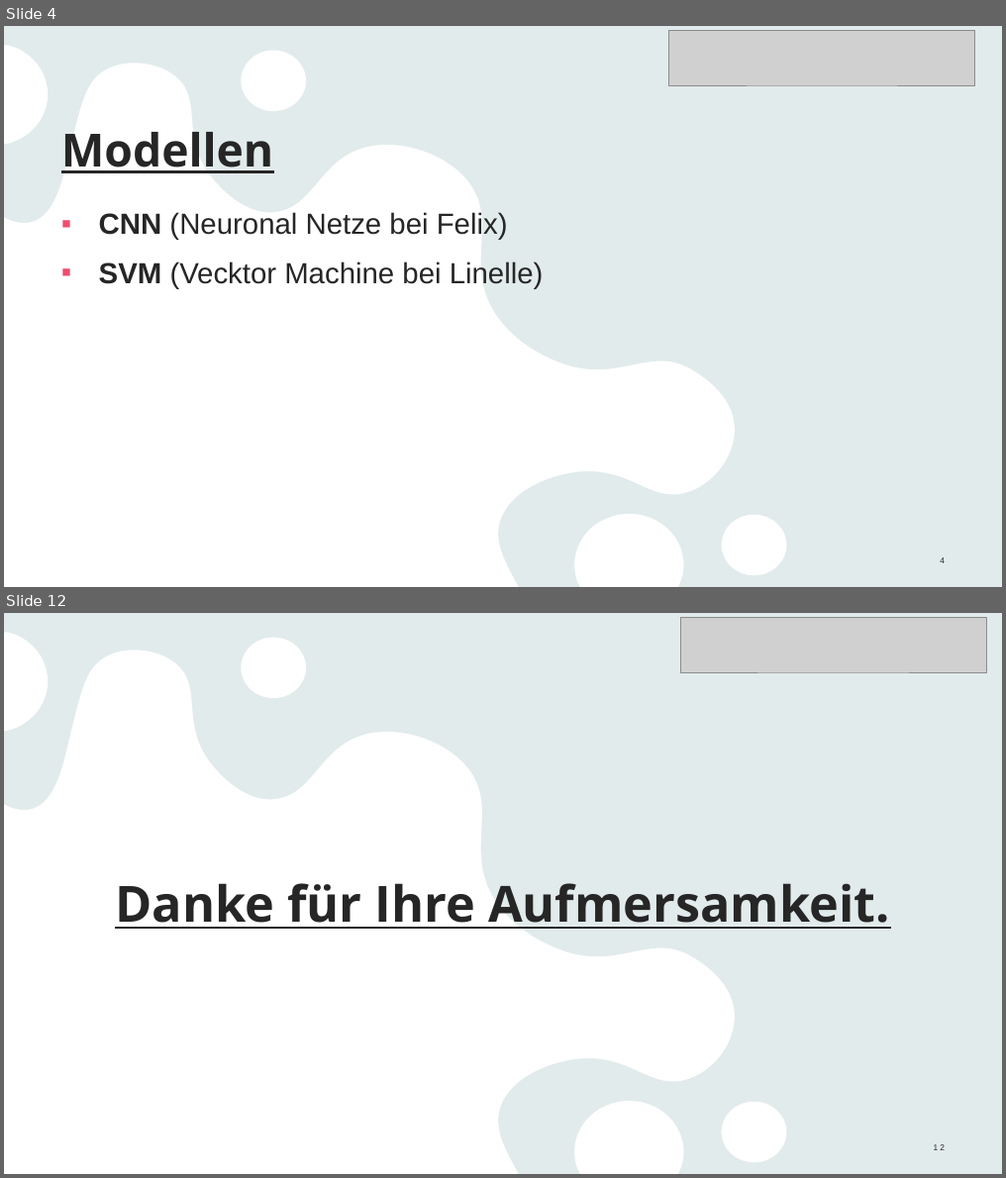
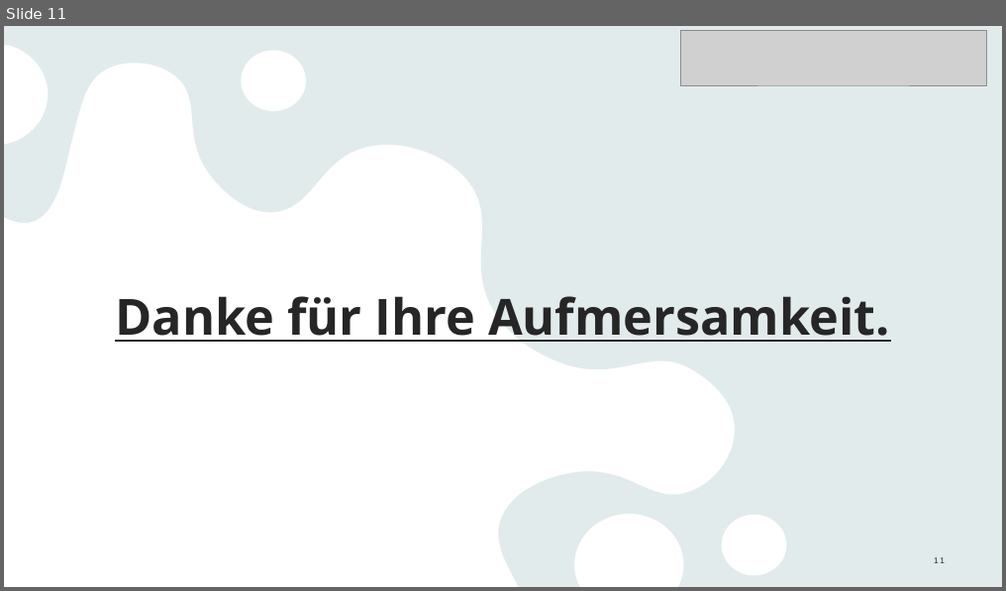
Before and after one commit to Linelle-7/Sprecherkennung-Deep-Learning-, a slide deck: VoiceRecognition_Zwischenstand .pptx. Shown one above the other, each under a label of ours: slides 4 and 12 before the commit, slide 11 after it; the slides between them are not shown. The pictures are 1006x1178 and 1006x591 pixels, drawn with LibreOffice and Linux fonts; fonts in the diff are those of the drawing; grey boxes stand for pictures. Boxes give left, top, right and bottom in pixels: in the first picture for what was removed or moved away, otherwise in the second. Text is boxed around its words. In the diff, an @@ line names an element or a change of style, - is before the commit and + after.

```diff
--- a/VoiceRecognition_Zwischenstand .pptx
+++ b/VoiceRecognition_Zwischenstand .pptx
@@ slide 4 removed at box(4, 26, 1002, 587), background #E9F3F3; not listed: 2 template elements that a slide beside it also shows @@
@@ picture removed at box(669, 30, 976, 85) @@
@@ title removed at box(61, 132, 273, 174) @@
-Modellen
@@ text removed at box(99, 212, 544, 289) @@
-▪ CNN (Neuronal Netze bei Felix)
-▪ SVM (Vecktor Machine bei Linelle)
@@ page number removed at box(940, 558, 944, 564) @@
-4
@@ what was slide 12 is now slide 11 @@
@@ page number at box(934, 558, 944, 564): text changed @@
-12
+11
```
Also in this commit, not shown: 6 slides changed, 3 slides added, 3 other slides removed.
